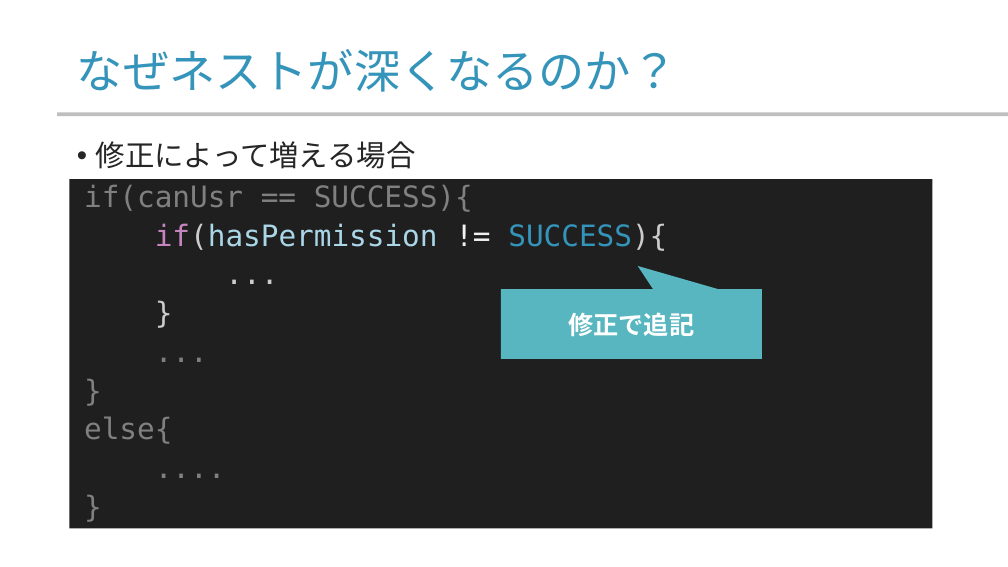
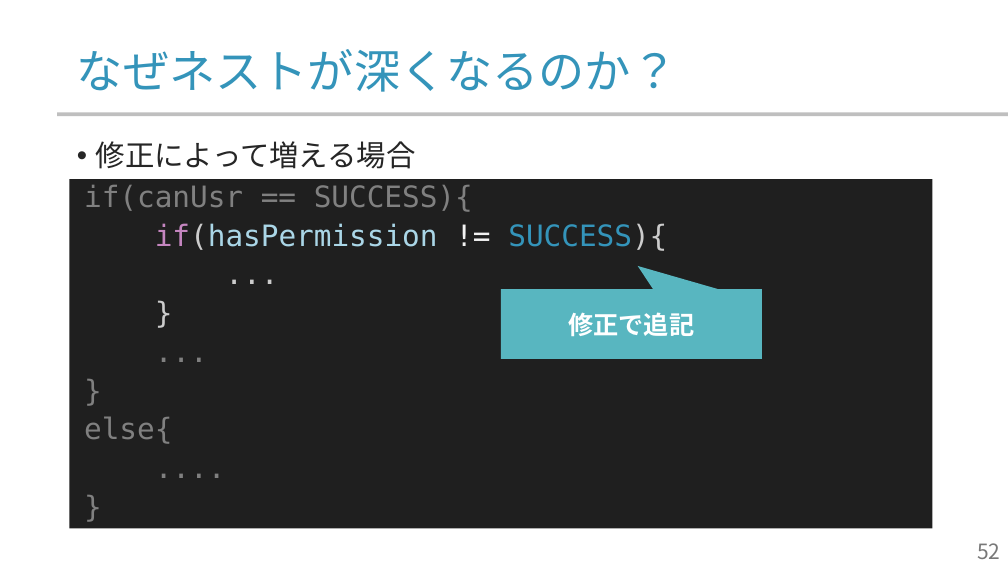
Before and after one commit to yamada-ai/java-prac, a slide deck: slide 52 of 07_ccontrol_flow_1.pptx (slide 48 before the commit). Drawn at 1008x567 pixels with LibreOffice and Linux fonts; fonts in the diff are those of the drawing; background and template pictures are left out. Boxes give left, top, right and bottom in pixels: in the first picture for what was removed or moved away, otherwise in the second. Text is boxed around its words. In the diff, an @@ line names an element or a change of style, - is before the commit and + after.

```diff
--- a/07_ccontrol_flow_1.pptx
+++ b/07_ccontrol_flow_1.pptx
@@ page number added at [977, 543, 1000, 559], 20 pt, text #797979 @@
+52
```
Also in this commit, not shown: 59 other slides changed, 5 slides added, 1 slide removed.
